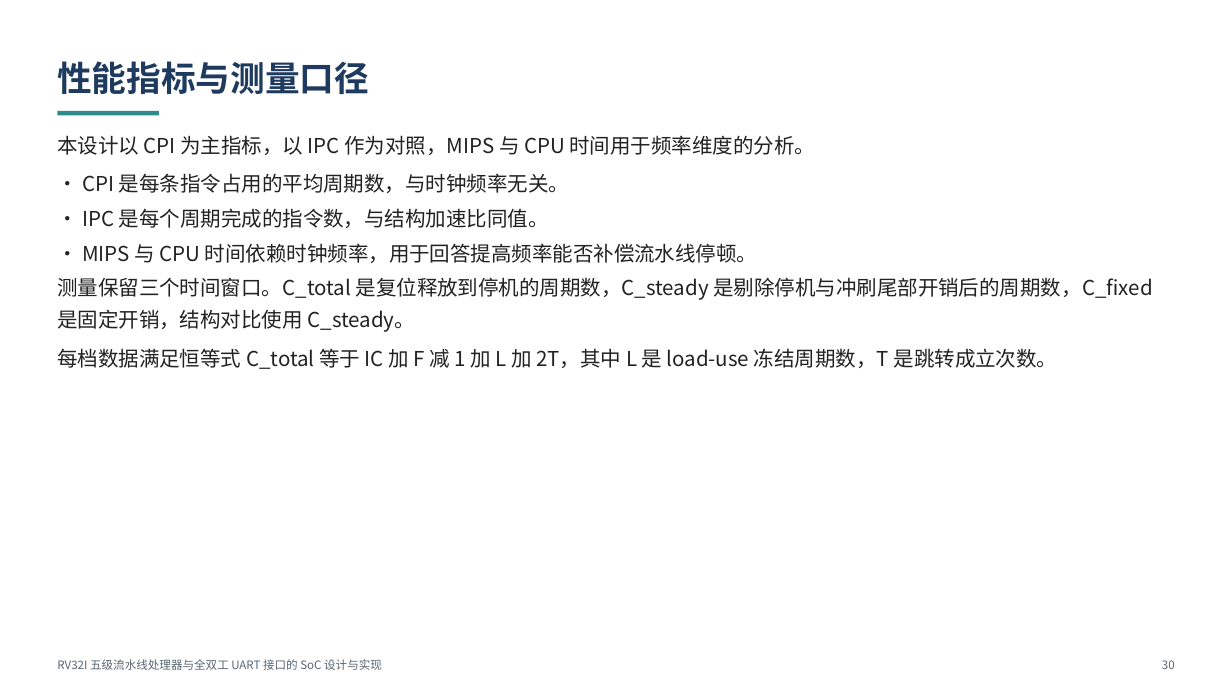
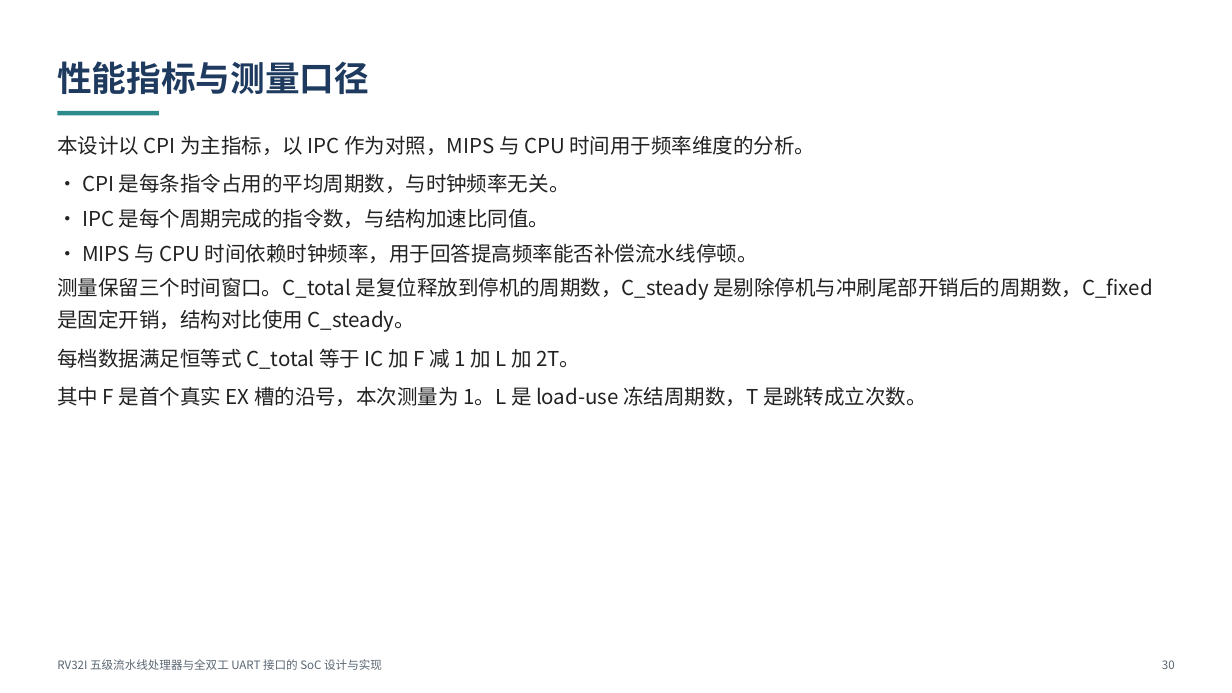
Before and after one commit to StarryReverie/board, a slide deck: slide 30 of ppt/out/课程设计_验收答辩.pptx. Drawn at 1232x693 pixels with LibreOffice and Linux fonts; fonts in the diff are those of the drawing. Boxes give left, top, right and bottom in pixels: in the first picture for what was removed or moved away, otherwise in the second. Text is boxed around its words. In the diff, an @@ line names an element or a change of style, - is before the commit and + after.

```diff
--- a/ppt/out/课程设计_验收答辩.pptx
+++ b/ppt/out/课程设计_验收答辩.pptx
@@ text at [57,348,927,406]: text changed @@
-每档数据满足恒等式 C_total 等于 IC 加 F 减 1 加 L 加 2T，其中 L 是 load-use 冻结周期数，T 是跳转成立次数。
+每档数据满足恒等式 C_total 等于 IC 加 F 减 1 加 L 加 2T。
+其中 F 是首个真实 EX 槽的沿号，本次测量为 1。L 是 load-use 冻结周期数，T 是跳转成立次数。
```
Also in this commit, not shown: 8 other files.
